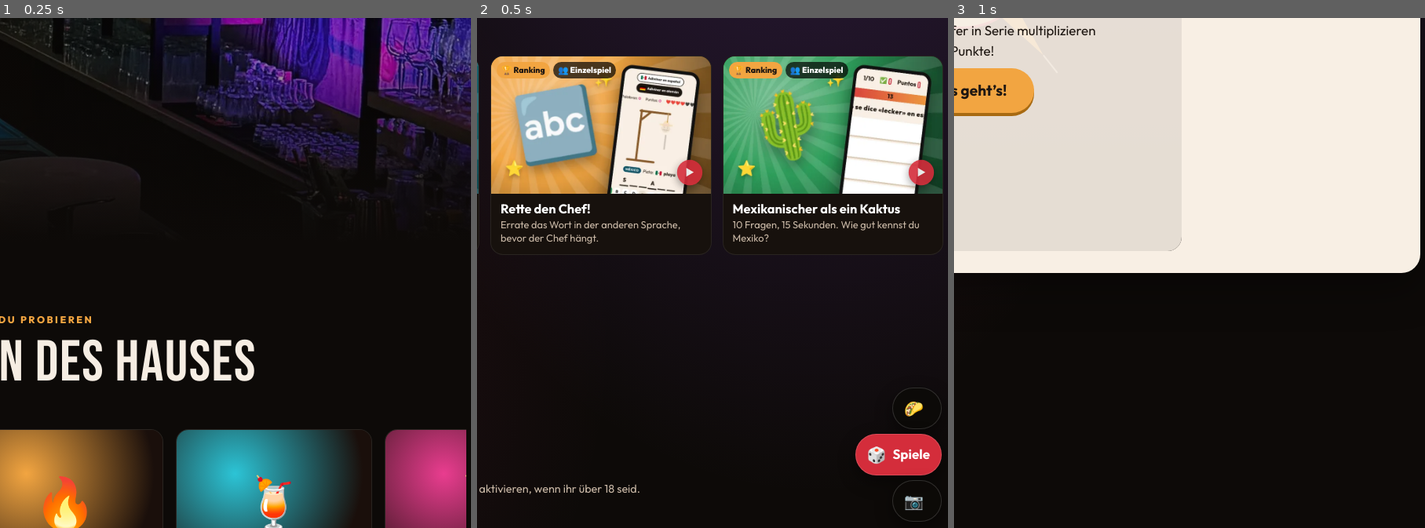
Above: before the commit, frames 1-3 (left to right).
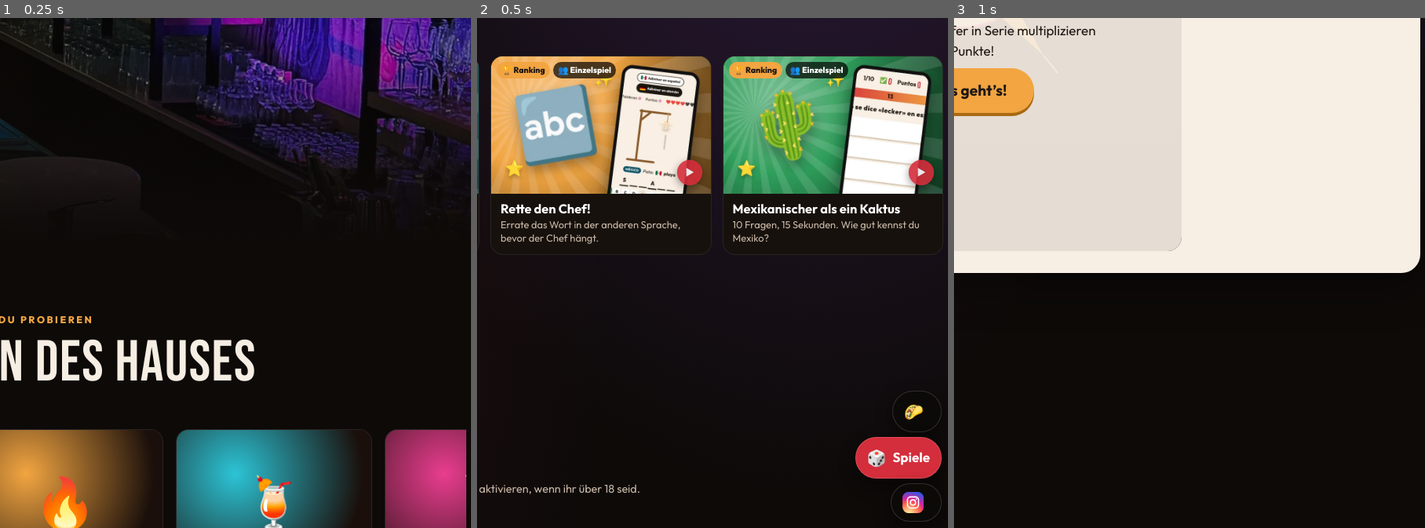
Above: after the commit, the same moments.

Repository: alerodger/tacos-y-juegos
Game: browser game, page public/index.html
Same seed, same stepped clock (60 frames per second), same inputs: the game is played once before the commit and once after it.
Inputs (mouse positions are % of the whole screen's width and height, from its top left):
- Up to frame 1 (0.25 s): no input
- Up to frame 2 (0.5 s): click "🎲 ¡A jugar!" at 0.27 s
- Up to frame 3 (1 s): click (24, 44) at 0.52 s; type "Alex" at 0.52 s; click "🪅 🏆 Ranking 👥 Einzelspiel ▶ P…" at 0.77 s
The pictures show only the part of the screen within x 49-99%, y 49-99%; the shares and areas given below are measured in that part.

Frame 1 is identical in both runs. In frame 2, 0.9% of the frame differs, in the area x 80-99%, y 72-99%; in frame 3, nothing differs.

Commit message:
Icono de Instagram en lugar del emoji de cámara (barra fija y galería)
Co-Authored-By: Claude Opus 5.5 <noreply@anthropic.com>

Diff:
--- a/public/css/base.css
+++ b/public/css/base.css
@@ -165,3 +165,7 @@
 .fijos.escondida { transform: translateY(140%); opacity: 0; pointer-events: none; }
 @media (min-width: 761px) { .fijos.escondida { transform: translateX(140%); } }
 @media (prefers-reduced-motion: reduce) { .fijos { transition: none; } }
+.ig-icono { display: inline-grid; place-items: center; width: 1.6em; height: 1.6em; border-radius: 28%; flex: 0 0 auto;
+  background: radial-gradient(circle at 30% 107%, #fdf497 0%, #fdf497 5%, #fd5949 45%, #d6249f 60%, #285aeb 90%); }
+.ig-icono svg { width: 70%; height: 70%; }
+.fijos .ig-icono { font-size: 1.05rem; }
--- a/public/index.html
+++ b/public/index.html
@@ -131,7 +131,7 @@
           <p data-i18n="galeria.sub"></p>
         </div>
         <div class="galeria-rejilla" data-galeria></div>
-        <div class="galeria-ig"><a class="boton claro" href="#" target="_blank" rel="noopener" data-instagram>📷 <span data-instagram-usuario></span></a></div>
+        <div class="galeria-ig"><a class="boton claro" href="#" target="_blank" rel="noopener" data-instagram><span data-ig-icono></span><span data-instagram-usuario></span></a></div>
       </div>
     </section>
 
--- a/public/js/datos.js
+++ b/public/js/datos.js
@@ -131,6 +131,10 @@
 };
 
 // Botones fijos en pantalla: carta, juegos e Instagram (barra abajo en móvil, columna en escritorio)
+// Icono de Instagram (glifo en blanco sobre el degradado de la marca)
+CE.iconoInstagram = () => `<span class="ig-icono" aria-hidden="true"><svg viewBox="0 0 24 24" fill="none" stroke="#fff" stroke-width="2">
+  <rect x="3" y="3" width="18" height="18" rx="5"/><circle cx="12" cy="12" r="4.2"/><circle cx="17.4" cy="6.6" r="1.1" fill="#fff" stroke="none"/></svg></span>`;
+
 // ocultarCon: elemento con botones equivalentes (p. ej. los de la portada); mientras se vea, la barra se esconde
 CE.botonesFijos = ({ carta, juegos, instagram, ocultarCon }) => {
   if (document.querySelector('.fijos')) return;
@@ -141,7 +145,7 @@
     nav.innerHTML = `
       <a href="${carta}"><span aria-hidden="true">🌮</span><b>${CE.t('nav.carta')}</b></a>
       <a href="${juegos}" class="juegos"><span aria-hidden="true">🎲</span><b>${CE.t('nav.juegos')}</b></a>
-      ${instagram ? `<a href="https://www.instagram.com/${CE.esc(instagram)}/" target="_blank" rel="noopener"><span aria-hidden="true">📷</span><b>Instagram</b></a>` : ''}`;
+      ${instagram ? `<a href="https://www.instagram.com/${CE.esc(instagram)}/" target="_blank" rel="noopener">${CE.iconoInstagram()}<b>Instagram</b></a>` : ''}`;
   };
   pintar();
   document.addEventListener('idioma', pintar);
--- a/public/js/web.js
+++ b/public/js/web.js
@@ -38,6 +38,7 @@
   $$('[data-maps]').forEach((el) => { el.href = a.maps_url; });
   $$('[data-instagram]').forEach((el) => { el.href = `https://www.instagram.com/${a.instagram}/`; });
   $$('[data-instagram-usuario]').forEach((el) => { el.textContent = `@${a.instagram}`; });
+  $$('[data-ig-icono]').forEach((el) => { el.outerHTML = CE.iconoInstagram(); });
   $('[data-direccion]').innerHTML = `${esc(a.direccion)}<br>${esc(a.cp_ciudad)}`;
   const tel = $('[data-telefono]');
   tel.textContent = `📞 ${a.telefono}`;
